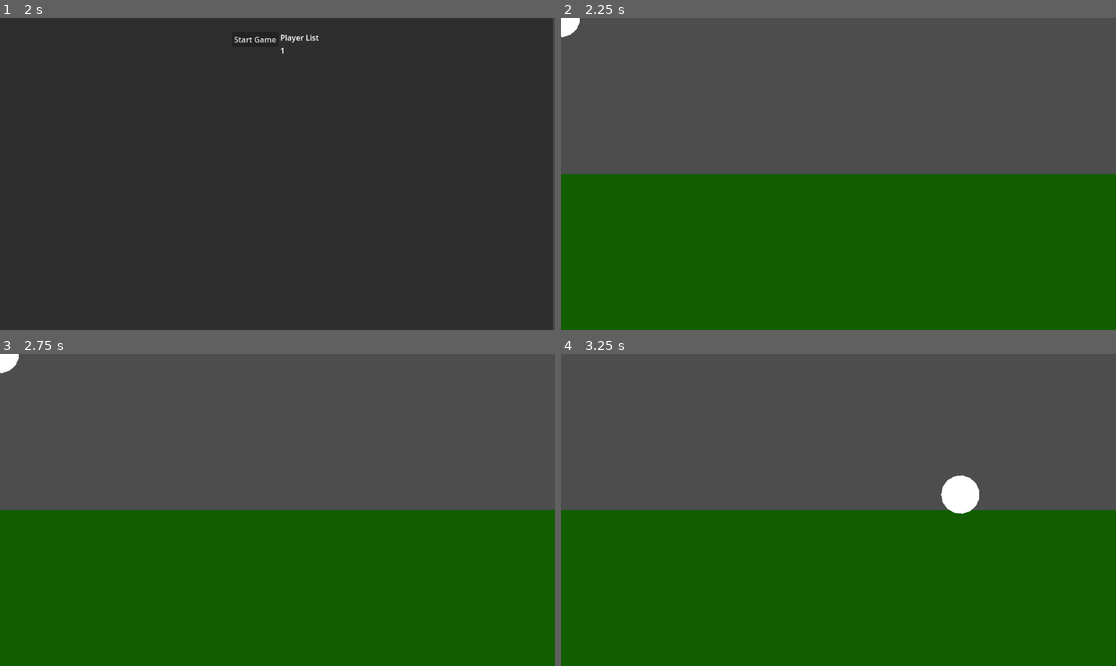
Above: before the commit, frames 1-4 (two rows, left to right).
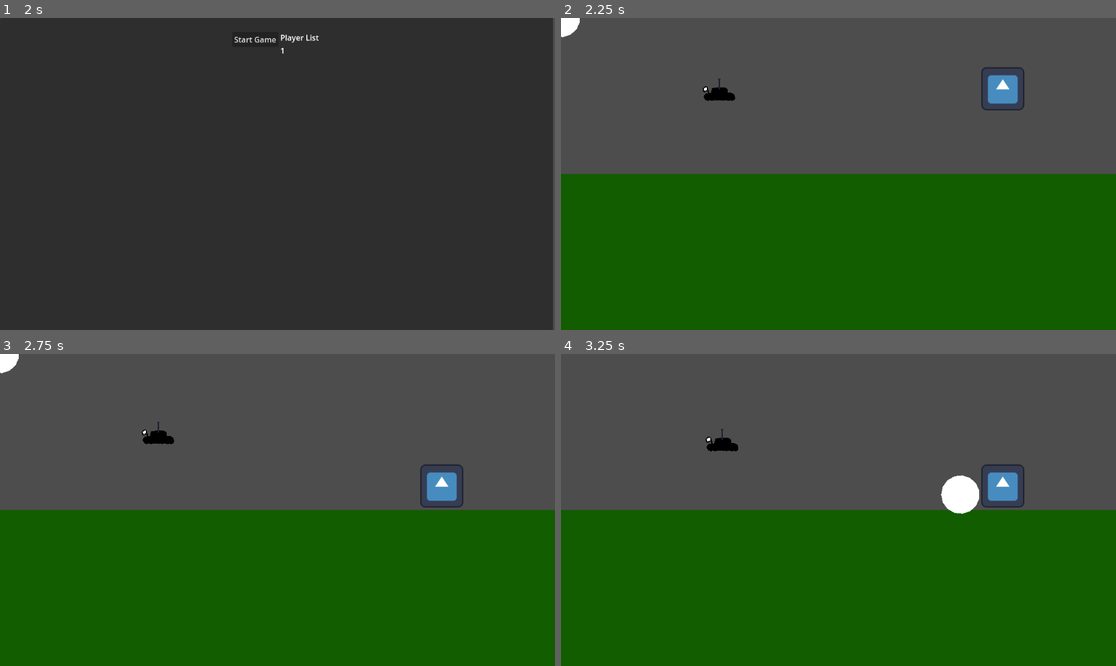
Above: after the commit, the same moments.

Repository: hiemas-lerastad/Tanks-Redux
Game: Godot game, scene res://Scenes/Game.tscn
The game is run twice, just before and just after one commit, with the same random seed, the same clock (stepped at 60 frames per second) and the same inputs. The engine's default icon, where the game draws it, is replaced by a stand-in: a white triangle on a blue panel in a dark square.
Inputs (mouse positions are in pixels of both pictures, inside the frame that each line leads up to):
- Up to frame 1 (2 s): click (277, 71) at 0.52 s; type "12" at 0.6 s; click "Host Game" at 1.25 s
- Up to frame 2 (2.25 s): click "Start Game" at 2 s
- Up to frame 3 (2.75 s): no input
- Up to frame 4 (3.25 s): move the mouse to (960, 494) at 2.77 s; press the mouse at (960, 494) at 2.78 s; hold D (right) from 2.78 s (still down)

Frame 1 is identical in both runs. In frame 2, 0.8% of the frame differs, in the area x 25-84%, y 15-30%; in frame 3, 0.9%; in frame 4, 0.9%, in the area x 26-84%, y 24-50%.
Error before the commit: Assertion failed: UPNP Discover Failed! Error 24 (res://Scripts/Game.gd:48)
Error after the commit: Assertion failed: UPNP Discover Failed! Error 24 (res://Scripts/Game.gd:67)

Commit message:
multiplayer player controls

Diff:
--- a/Scenes/Game.tscn
+++ b/Scenes/Game.tscn
@@ -10,5 +10,5 @@
 level_scene = ExtResource("3_hmqo7")
 
 [node name="MultiplayerSpawner" type="MultiplayerSpawner" parent="."]
-_spawnable_scenes = PackedStringArray("res://Scenes/Menu/Lobby.tscn", "res://Scenes/Level/terrain_test.tscn")
+_spawnable_scenes = PackedStringArray("res://Scenes/Level/terrain_test.tscn")
 spawn_path = NodePath("..")
--- a/Scenes/Level/terrain_test.tscn
+++ b/Scenes/Level/terrain_test.tscn
@@ -1,7 +1,20 @@
-[gd_scene load_steps=2 format=3 uid="uid://cmmkhk2lqgaob"]
+[gd_scene load_steps=4 format=3 uid="uid://cmmkhk2lqgaob"]
 
+[ext_resource type="Script" path="res://Scripts/Level/Level.gd" id="1_nfh3v"]
 [ext_resource type="PackedScene" uid="uid://cx4f5lucu71a0" path="res://Scenes/Terrain/Terrain.tscn" id="1_pvfms"]
+[ext_resource type="PackedScene" uid="uid://m03xo3rkc33r" path="res://Scenes/Player/tank.tscn" id="2_poure"]
 
-[node name="TerrainTest" type="Node2D"]
+[node name="TerrainTest" type="Node2D" node_paths=PackedStringArray("terrain", "player_container")]
+script = ExtResource("1_nfh3v")
+terrain = NodePath("Terrain")
+player_container = NodePath("Players")
+player_scene = ExtResource("2_poure")
 
 [node name="Terrain" parent="." instance=ExtResource("1_pvfms")]
+
+[node name="Players" type="Node2D" parent="."]
+position = Vector2(328, 144)
+
+[node name="MultiplayerSpawner" type="MultiplayerSpawner" parent="."]
+_spawnable_scenes = PackedStringArray("res://Scenes/Player/tank.tscn")
+spawn_path = NodePath("../Players")
--- a/Scenes/Player/tank.tscn
+++ b/Scenes/Player/tank.tscn
@@ -9,8 +9,14 @@
 radius = 13.5
 height = 64.0
 
+[sub_resource type="SceneReplicationConfig" id="SceneReplicationConfig_otgro"]
+properties/0/path = NodePath(".:position")
+properties/0/spawn = true
+properties/0/replication_mode = 2
+
 [node name="tank" type="CharacterBody2D"]
 texture_filter = 1
+collision_layer = 2
 script = ExtResource("1_bffw6")
 
 [node name="_input_component" type="Node" parent="." node_paths=PackedStringArray("controls")]
@@ -28,3 +34,6 @@
 position = Vector2(0, 9.5)
 rotation = 1.5708
 shape = SubResource("CapsuleShape2D_3ot6a")
+
+[node name="MultiplayerSynchronizer" type="MultiplayerSynchronizer" parent="."]
+replication_config = SubResource("SceneReplicationConfig_otgro")
--- a/Scenes/Terrain/Terrain.tscn
+++ b/Scenes/Terrain/Terrain.tscn
@@ -1,7 +1,19 @@
-[gd_scene load_steps=3 format=3 uid="uid://cx4f5lucu71a0"]
+[gd_scene load_steps=6 format=3 uid="uid://cx4f5lucu71a0"]
 
 [ext_resource type="Script" path="res://Scripts/Terrain/Terrain.gd" id="1_qvjab"]
 [ext_resource type="PackedScene" uid="uid://b8hvcqilidnq4" path="res://Scenes/Terrain/Chunk.tscn" id="2_udeul"]
+[ext_resource type="Texture2D" uid="uid://g0sdbhn8ml8k" path="res://icon.svg" id="3_ltdod"]
+
+[sub_resource type="CircleShape2D" id="CircleShape2D_uljs8"]
+radius = 50.0
+
+[sub_resource type="SceneReplicationConfig" id="SceneReplicationConfig_hjayw"]
+properties/0/path = NodePath("RigidBody2D:position")
+properties/0/spawn = true
+properties/0/replication_mode = 1
+properties/1/path = NodePath("RigidBody2D:rotation")
+properties/1/spawn = true
+properties/1/replication_mode = 1
 
 [node name="Terrain" type="Node2D" node_paths=PackedStringArray("chunks", "carve_shape")]
 script = ExtResource("1_qvjab")
@@ -14,5 +26,17 @@
 [node name="Carve Shape TEST" type="Polygon2D" parent="."]
 
 [node name="MultiplayerSpawner" type="MultiplayerSpawner" parent="."]
-_spawnable_scenes = PackedStringArray("res://Scenes/Terrain/Chunk.tscn")
 spawn_path = NodePath("../Chunks")
+
+[node name="RigidBody2D" type="RigidBody2D" parent="."]
+position = Vector2(917, 132)
+
+[node name="CollisionShape2D" type="CollisionShape2D" parent="RigidBody2D"]
+shape = SubResource("CircleShape2D_uljs8")
+
+[node name="Sprite2D" type="Sprite2D" parent="RigidBody2D"]
+scale = Vector2(0.7, 0.7)
+texture = ExtResource("3_ltdod")
+
+[node name="Object Sync Test" type="MultiplayerSynchronizer" parent="."]
+replication_config = SubResource("SceneReplicationConfig_hjayw")
--- a/Scripts/Components/_input_component.gd
+++ b/Scripts/Components/_input_component.gd
@@ -4,9 +4,13 @@
 @export var controls: CharacterBody2D
 @export var max_speed: float = 15.0
 @export var fall_speed: float = 29.8
+
 var is_falling: bool
+var input_direction: float;
 
 func gravity() -> void:
+	if not controls.is_multiplayer_authority():
+		return;
 	''' applies gravity to characterbody2d controls accelerate if has been falling for x time '''
 
 	if(!floor_check()):
@@ -18,12 +22,15 @@
 	return controls.is_on_floor()
 
 func _process(delta) -> void:
+	if not controls.is_multiplayer_authority():
+		return;
+
 	''' take in the left/right direction, apply appropriate velocity + gravity'''
-	var input_direction = Input.get_axis("left","right")
-
-	gravity()
+	input_direction = Input.get_axis("left", "right")
 
 	if(input_direction != 0):
 		controls.velocity.x = input_direction * max_speed
 	else:
 		controls.velocity.x = lerpf(controls.velocity.x,0,.2)
+
+	gravity()
--- a/Scripts/Game.gd
+++ b/Scripts/Game.gd
@@ -8,6 +8,7 @@
 const PORT: int = 9999;
 var enet_peer: ENetMultiplayerPeer = ENetMultiplayerPeer.new();
 var lobby: Lobby;
+var player_list: Array;
 
 func _ready():
 	lobby = lobby_scene.instantiate();
@@ -24,7 +25,9 @@
 
 	lobby.add_player(multiplayer.get_unique_id());
 
-	lobby._show_lobby();
+	player_list.append(multiplayer.get_unique_id());
+
+	lobby.show_lobby();
 
 	upnp_setup();
 
@@ -32,14 +35,30 @@
 	enet_peer.create_client(lobby.address_entry.text, PORT);
 	multiplayer.multiplayer_peer = enet_peer;
 
-	lobby._show_lobby();
+	lobby.show_lobby();
+
+	await get_tree().create_timer(1).timeout
+
+	_client_join.rpc(multiplayer.get_unique_id());
 
 func _start_game() -> void:
 	if multiplayer.is_server():
 		lobby.queue_free();
 
-	var level: Node2D = level_scene.instantiate();
+		_client_start.rpc();
+
+	var level: Level = level_scene.instantiate();
 	add_child(level, true);
+	level.add_players(player_list);
+
+@rpc("any_peer", "call_remote")
+func _client_join(id) -> void:
+	player_list.append(id);
+
+@rpc("any_peer", "call_remote")
+func _client_start() -> void:
+	if not multiplayer.is_server():
+		lobby.queue_free();
 
 func upnp_setup() -> void:
 	var upnp = UPNP.new();
--- /dev/null
+++ b/Scripts/Level/Level.gd
@@ -0,0 +1,31 @@
+class_name Level;
+extends Node2D;
+
+@export_category("Nodes")
+@export var terrain: Terrain;
+@export var player_container: Node2D;
+
+@export_category("Scenes")
+@export var player_scene: PackedScene;
+
+func add_players(player_list: Array) -> void:
+	if multiplayer.is_server():
+		for index in player_list.size():
+			var player: int = player_list[index];
+			var player_instance: Player = player_scene.instantiate();
+#
+			#player_instance.name = str(player);
+			#player_instance.spawn_position = Vector2(player_instance.position.x + (index * 200), player_instance.position.y);
+			#
+			player_instance.name = str(player);
+			player_container.add_child(player_instance)
+
+			setup_player.rpc_id(player, player, index)
+
+@rpc("call_local", "reliable")
+func setup_player(player: int, index: int) -> void:
+	print(player_container.get_node_or_null(str(player)))
+	if player_container.get_node_or_null(str(player)):
+		var player_instance: Player = player_container.get_node_or_null(str(player));
+
+		player_instance.position = Vector2(player_instance.position.x + (index * 200), player_instance.position.y);
--- a/Scripts/Menu/Lobby.gd
+++ b/Scripts/Menu/Lobby.gd
@@ -17,7 +17,7 @@
 const PORT: int = 9999;
 var enet_peer: ENetMultiplayerPeer = ENetMultiplayerPeer.new();
 
-func _show_lobby() -> void:
+func show_lobby() -> void:
 	main_menu.hide();
 	lobby_panel.show();
 
--- a/Scripts/Player/tank.gd
+++ b/Scripts/Player/tank.gd
@@ -1,4 +1,11 @@
+class_name Player;
 extends CharacterBody2D
 
+@export var spawn_position: Vector2;
+
+func _enter_tree():
+	set_multiplayer_authority(str(name).to_int())
+	position = spawn_position;
+
 func _physics_process(delta):
-	move_and_slide()
+	move_and_slide();
--- a/Scripts/Terrain/Chunk.gd
+++ b/Scripts/Terrain/Chunk.gd
@@ -35,10 +35,8 @@
 				colpol.queue_free()
 			1:
 				colpol.update_pol(clipped_polygons[0])
-				print('here1')
 			_:
 				colpol.update_pol(clipped_polygons[0])
-				print('here2')
 				for i in range(clipped_polygons.size() - 1):
 					static_body.add_child(_new_collision_polygon(clipped_polygons[i + 1]), true)
 
--- a/Scripts/Terrain/Terrain.gd
+++ b/Scripts/Terrain/Terrain.gd
@@ -6,7 +6,7 @@
 @export var carve_shape: Polygon2D;
 
 @export_category("Settings")
-@export var chunk_size: int = 100;
+@export var chunk_size: int = 50;
 @export var carve_radius: int = 40;
 @export var min_movement_update: int = 5;
 
@@ -31,7 +31,7 @@
 func _process(_delta) -> void:
 	if Input.is_action_pressed("click_left"):
 		if old_mouse_pos.distance_to(mouse_pos) > min_movement_update:
-			_carve()
+			_carve(mouse_pos)
 			old_mouse_pos = mouse_pos
 
 func _input(event) -> void:
@@ -40,12 +40,25 @@
 		carve_shape.position = mouse_pos
 		queue_redraw()
 
-func _carve() -> void:
-	var mouse_polygon = Transform2D(0, mouse_pos) * (carve_shape.polygon)
+func _carve(carve_position: Vector2) -> void:
+	if not multiplayer.is_server():
+		_carve_server.rpc(mouse_pos);
 
-	var four_chunks = _get_affected_chunks(mouse_pos)
+	var carve_polygon = Transform2D(0, carve_position) * (carve_shape.polygon)
+
+	var four_chunks = _get_affected_chunks(carve_position)
 	for chunk in four_chunks:
-		print(chunk)
+		chunk.carve(carve_polygon)
+
+@rpc("any_peer", "reliable")
+func _carve_server(client_position: Vector2) -> void:
+	if not multiplayer.is_server():
+		return
+
+	var mouse_polygon = Transform2D(0, client_position) * (carve_shape.polygon)
+
+	var four_chunks = _get_affected_chunks(client_position)
+	for chunk in four_chunks:
 		chunk.carve(mouse_polygon)
 
 func _spawn_chunks() -> void:
--- a/project.godot
+++ b/project.godot
@@ -49,3 +49,8 @@
 "events": [Object(InputEventMouseButton,"resource_local_to_scene":false,"resource_name":"","device":-1,"window_id":0,"a …(253 unchanged characters)…
 ]
 }
+
+[layer_names]
+
+2d_physics/layer_1="World"
+2d_physics/layer_2="Player"
Not shown: 1 places in Scenes/Player/tank.tscn that only renumber resources
